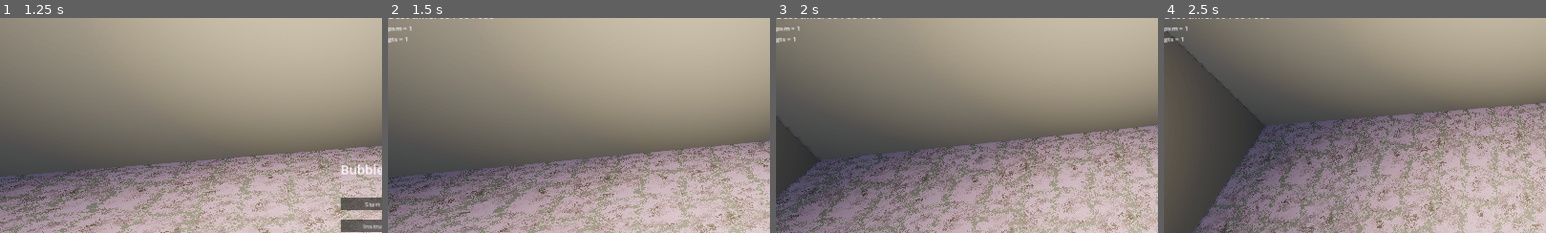
Above: before the commit, frames 1-4 (left to right).
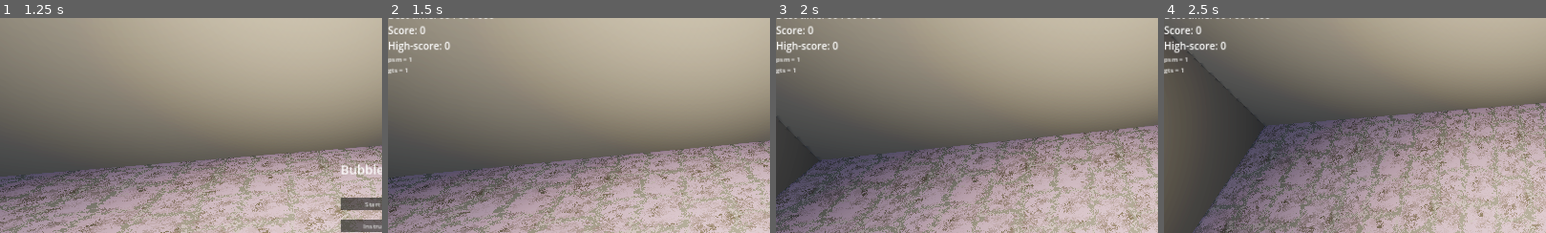
Above: after the commit, the same moments.

Repository: warriormaster12/Fsj2025
Game: Godot game, scene res://levels/actual_level.tscn
The game is run twice, just before and just after one commit, with the same random seed, the same clock (stepped at 60 frames per second) and the same inputs.
Inputs:
- Up to frame 1 (1.25 s): click "Start game" at 0.5 s
- Up to frame 2 (1.5 s): click "Start game" at 1.25 s
- Up to frame 3 (2 s): no input
- Up to frame 4 (2.5 s): tap Space (dash) at 2.1 s
The pictures show only the part of the screen within x 0-50%, y 6-56%; the shares and areas given below are measured in that part.

Frame 1 is identical in both runs. In frame 2, 0.7% of the frame differs, in the area x 0-17%, y 3-26%; in frame 3, 0.8%; in frame 4, 0.8%.

Commit message:
Add actual score

Diff:
--- a/levels/actual_level.tscn
+++ b/levels/actual_level.tscn
@@ -201,6 +201,16 @@
 layout_mode = 2
 theme_override_font_sizes/font_size = 25
 text = "Best Time: 00"
+
+[node name="ScoreLabel" type="Label" parent="UIElements/HUD/Container"]
+unique_name_in_owner = true
+layout_mode = 2
+theme_override_font_sizes/font_size = 25
+
+[node name="BestScoreLabel" type="Label" parent="UIElements/HUD/Container"]
+unique_name_in_owner = true
+layout_mode = 2
+theme_override_font_sizes/font_size = 25
 
 [node name="PowerUpsLabel" type="Label" parent="UIElements/HUD/Container"]
 unique_name_in_owner = true
--- a/prefabs/bubble/powerup.tscn
+++ b/prefabs/bubble/powerup.tscn
@@ -24,7 +24,7 @@
 
 [sub_resource type="SphereMesh" id="SphereMesh_k03oe"]
 
-[node name="PowerUp" type="CharacterBody3D"]
+[node name="PowerUp" type="CharacterBody3D" groups=["powerups"]]
 collision_layer = 2
 platform_on_leave = 2
 script = ExtResource("1_0862s")
--- a/project.godot
+++ b/project.godot
@@ -40,6 +40,7 @@
 
 bubbles=""
 player=""
+powerups=""
 
 [input]
 
--- a/scripts/autoloads/score_storage.gd
+++ b/scripts/autoloads/score_storage.gd
@@ -3,6 +3,7 @@
 
 var best_timer: float = 0.0
 var best_score: String = "00 : 00 : 000"
+var best_points: int = 0
 
 # Called when the node enters the scene tree for the first time.
 func _ready() -> void:
--- a/scripts/fail_container_ui.gd
+++ b/scripts/fail_container_ui.gd
@@ -13,7 +13,13 @@
 
 func _visibility_changed() -> void:
 	if visible:
-		result_label.text = game.timer_label.text + "\n" + ScoreStorage.best_score
+		var text: String = game.timer_label.text + "\n" + ScoreStorage.best_score
+		if game.got_highscore:
+			text += "\nNEW HIGH-SCORE"
+		text += "\n" + game.score_label.text
+		if not game.got_highscore:
+			text += "\n" + game.best_score_label.text
+		result_label.text = text
 
 
 func _restart_pressed() -> void:
--- a/scripts/game.gd
+++ b/scripts/game.gd
@@ -10,11 +10,15 @@
 var mills: float = 0.0
 var seconds: float = 0.0
 var minutes: float = 0.0
+var score: int = 0
+var got_highscore: bool = false
 
 @onready var hud: Control = %HUD
 @onready var fail_container: Control = %FailContainer
 @onready var timer_label: Label = %TimerLabel
 @onready var best_time_label: Label = %BestTimeLabel
+@onready var score_label: Label = %ScoreLabel
+@onready var best_score_label: Label = %BestScoreLabel
 
 @onready var camera_marker: Marker3D = %CameraPosition
 @onready var player_marker: Marker3D = %PlayerPosition
@@ -37,7 +41,14 @@
 # Called every frame. 'delta' is the elapsed time since the previous frame.
 func _process(delta: float) -> void:
 	_update_timer(delta)
+	var found_bubbles:Array[Node] = get_tree().get_nodes_in_group("bubbles")
 
+	for bubble in found_bubbles:
+		if !bubble.has_signal("bubble_bounce"):
+			continue
+
+		if !bubble.is_connected("bubble_bounce", _on_bubble_bounce):
+			bubble.bubble_bounce.connect(_on_bubble_bounce)
 
 func start() -> void:
 	if !spawn_area:
@@ -64,6 +75,9 @@
 	else:
 		best_time_label.text = "Best time: " + "00 : 00 : 000"
 
+	best_score_label.text = "High-score: " + str(ScoreStorage.best_points)
+	score_label.text = "Score: 0"
+
 	await move_camera()
 	if player:
 		player.process_mode = Node.PROCESS_MODE_INHERIT
@@ -79,6 +93,9 @@
 		best_time_label.text = ScoreStorage.best_score
 	else:
 		best_time_label.text = "Best time: " + "00 : 00 : 000"
+	best_score_label.text = "High-score: " + str(ScoreStorage.best_points)
+	score_label.text = "Score: 0"
+	score = 0
 	timer_on = true
 	hud.visible = true
 	fail_container.visible = false
@@ -90,6 +107,9 @@
 	if timer > ScoreStorage.best_timer:
 		ScoreStorage.best_timer = timer
 		ScoreStorage.best_score = "Best time: %02d : %02d : %03d" % [minutes, seconds, mills]
+	got_highscore = score > ScoreStorage.best_points
+	if got_highscore:
+		ScoreStorage.best_points = score
 	minutes = 0.0
 	seconds = 0.0
 	mills = 0.0
@@ -101,6 +121,8 @@
 		player.process_mode = Node.PROCESS_MODE_DISABLED
 	spawn_area.game_active = false
 	%PowerUpStateManager.reset_power_ups()
+	for powerup in get_tree().get_nodes_in_group("powerups"):
+		powerup.queue_free()
 
 
 func move_camera() -> void:
@@ -124,3 +146,7 @@
 
 	var text: String = "Current time: %02d : %02d : %03d" % [minutes, seconds, mills]
 	timer_label.text = text
+
+func _on_bubble_bounce() -> void:
+	score += 1
+	score_label.text = "Score: " + str(score)
